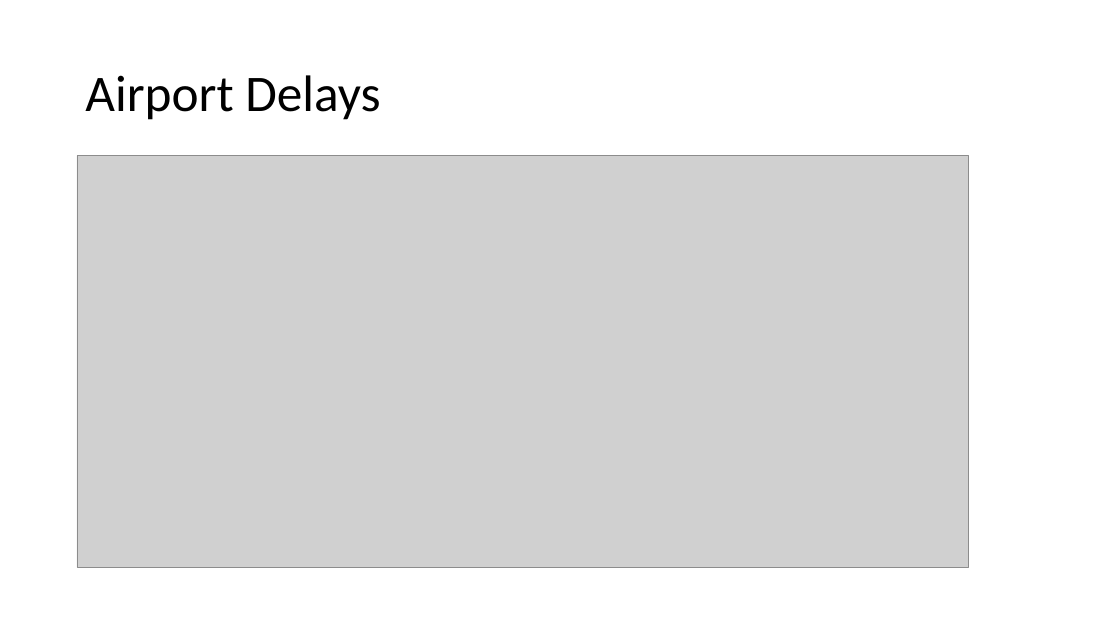
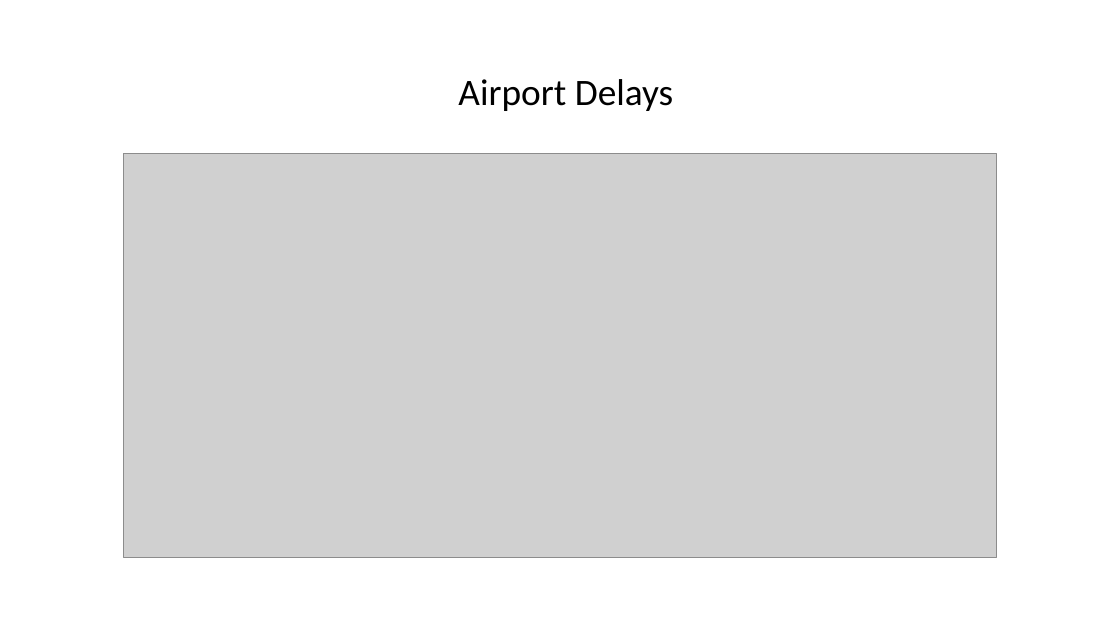
Before and after one commit to Randy0601/GroupProject, a slide deck: slide 7 of Ghassan-P/GroupProject-starbucks.pptx. Drawn at 1120x630 pixels with LibreOffice and Linux fonts; fonts in the diff are those of the drawing; grey boxes stand for pictures. Boxes give left, top, right and bottom in pixels: in the first picture for what was removed or moved away, otherwise in the second. Text is boxed around its words. In the diff, an @@ line names an element or a change of style, - is before the commit and + after.

Commit message:
Formatted presentation

```diff
--- a/Ghassan-P/GroupProject-starbucks.pptx
+++ b/Ghassan-P/GroupProject-starbucks.pptx
@@ title "Airport Delays": place and size @@
-title "Airport Delays" at (85, 75, 380, 120)
+title "Airport Delays" at (458, 79, 674, 111)
@@ title "Airport Delays" at (458, 79, 674, 111): size 44 to 32 pt; alignment left to centre @@
@@ picture: place and size @@
-picture at (77, 155, 969, 567)
+picture at (124, 154, 996, 558)
```
Also in this commit, not shown: 23 other slides changed, 1 slide added.
